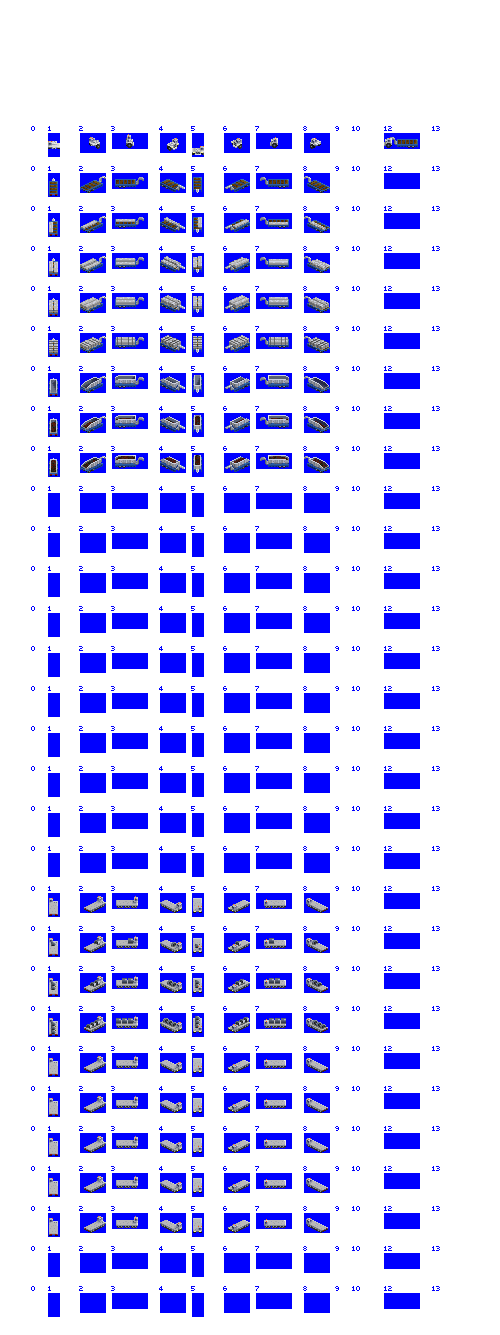
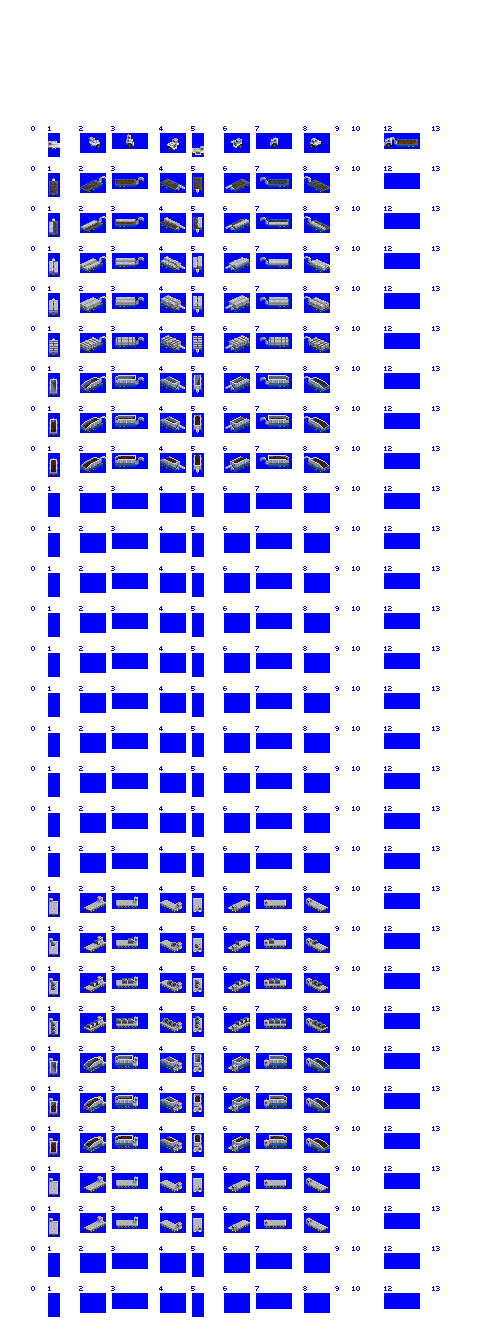
Layer changes from the first 500×1335 image to the second:
showed "scrap load" (2nd of 2, in "rigid foundry transporter"), painted on it over (51, 1096, 327, 1156)
showed "scrap hauling body" (2nd of 2, in "rigid foundry transporter"), painted on it over (49, 1054, 330, 1156)
